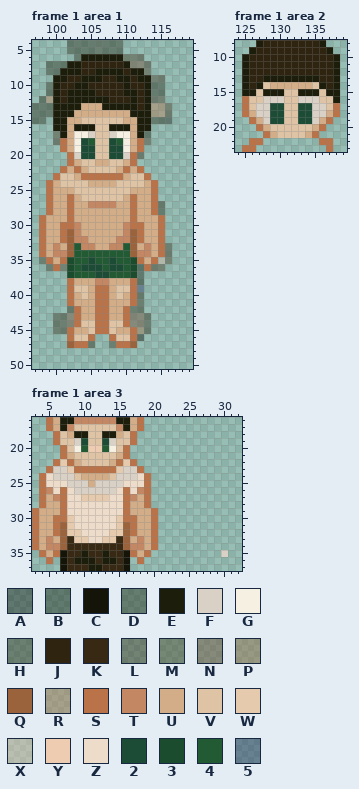
Pixel-art file -- Assets/character/Main Character/Character_front.aseprite. The picture above is the old version.
240x288 pixels, 7 frames. Colours within 5 levels of each other are drawn and written as one. Shown: frame 1 area 1: x 97..119, y 4..50; frame 1 area 2: x 124..139, y 8..23; frame 1 area 3: x 3..32, y 16..37. The commit also changed other frames or places, which this record leaves out.
Visible layers, top first: "Layer 5", "Layer 6" opacity 40%.
Palette (. is transparent): A #0f0d0667  B #14150867  C #141508  D #1c1d0a67  E #1c1d0a  F #d9d1c6  G #f6f0e3  H #2e241067  J #2e2410  K #372913  L #3c2b1667  M #43381867  N #6c3e2867  P #9b633b67  Q #9b633b  R #ba734967  S #ba7349  T #c48764  U #d2ad87  V #dec4a5  W #e5caae  X #ebc1ac67  Y #edccb1  Z #eedcca  2 #1c4b36  3 #1c4c2e  4 #215a33  5 #23285d67
Pixels before, frame 1 area 1, first column x 97:
 4 .....DDDDHDDD.......
 5 .....DDDDHDDD.......
 6 ......DEEEEEEMLL....
 7 ..DDDEEJJJJJJENNL...
 8 ..DDEEEJJEEEEJEEL...
 9 ...EEJJEEEJJEEJEELL.
10 ..DEJJEEJJJJJEJJEDD.
11 ..DEJEEEEJJJJEEJEDD.
12 .DREJEEEEEEJJJEJELL.
13 DDDEEEEUUUEEEEEJERRL
14 DDDEEEUUUUUUUUEEERRL
15 DD.EEUUVVVVVVUUEEDDA
16 ...EEUEEEVVEEEUEE...
17 ...LEUGGFVVFGGUED...
18 ...LSUG24VV24GUSL...
19 ....SUG22VV22GUS....
20 .....SF22VV22FSL....
21 .....SUVVUUVVUS.....
22 ....SUSUVVVVUSUS....
23 ...SVVUSSSSSSUVVS...
24 ..SUVVVVUUUUVVVVUS..
25 ..SUUUVVVVVVVVUUUS..
26 ..SUUSUVVVVVVUSUUS..
27 ..SUUSUUTTTTUUSUUSH.
28 ..SUUSUUUUUUUUSUUSD.
29 .SUUUSUUUUUUUUSUUUS.
30 .SUUSSTUUUUUUTSSUUS.
31 .SUUSQTUUUUUUTQSUUS.
32 .SUUSQTTUUUUTTQSUUS.
33 .SUTUQ4TTUUTT4QUTUSH
34 .SUTTQ44444444QTTUSL
35 .HSUS3442442443SUSXL
36 ..HSL3422242243BSLL.
37 .....3444224443B....
38 .....SUUUTTUUUSB....
39 .....SVVUSSUVVS5....
40 .....SUVUSSUVUSH....
41 .....SUUUSSUUUSH....
42 .....HSUUSSUUSHH....
43 ...HHNSUUSSUUSNNH...
44 ...HHNSVVSSVVSNNH...
45 ...HHSUUVSSVUUSPH...
46 .....SVVS..SVVSA....
47 .....QSSH..HSSQ.....
Pixels before, frame 1 area 2, first column x 125:
 8 ..EJJJJJJJJE..
 9 .EJJJJJJJJJJE.
10 EJJJJJJJJJJJJE
11 EJJJJJJJJJJJJE
12 EJJJJJJJJJJJJE
13 EJJEEEEEEEEJJE
14 EJEVUUUUUUVEJE
15 EEVEEEVVEEEVEE
16 SVVFFFVVFFFVVE
17 SVFF22VV22FFVS
18 SUFF22VV22FFUS
19 .SUF22VV22FUS.
20 ..SUVVVVVVUS..
21 ...SUVVVVUS...
22 .SS........SS.
23 SS..........S.
Pixels before, frame 1 area 3, first column x 3:
16 ..SUEETTTTTTEEUS............
17 ..SUETVVVVVVTEUS............
18 ...SVUEEVVEEUVS.............
19 ...SVVF2VV2FVVS.............
20 ....SVG4YY4GVS..............
21 ....SUVVVVVVUS..............
22 ...SWSUVVVVUSWS.............
23 ..SFFWSSSSSSWFFS............
24 .SZFFFVUUUUVFFFZS...........
25 .SZZZFFFUFFFFZZZS...........
26 .STZSZFFFFFFZSZTS...........
27 .SUTSZZWWWWZZSTUS...........
28 .SUUSZZZZZZZZSUUS...........
29 SUUUSZZZZZZZZSUUUS..........
30 SUUSSWZZZZZZWSSUUS..........
31 SUUSQWZZZZZZWQSUUS..........
32 SUUSQWWZZZZWWQSUUS..........
33 SUTUQKWWZZWWKQUTUS..........
34 SUTTQKKKKKKKKQTTUS..........
35 .SUSCKKEKKEKKCSUS..........F
36 ..S.CKEEEKEEKC.S............
37 ....CKKKEEKKKC..............
After the commit:
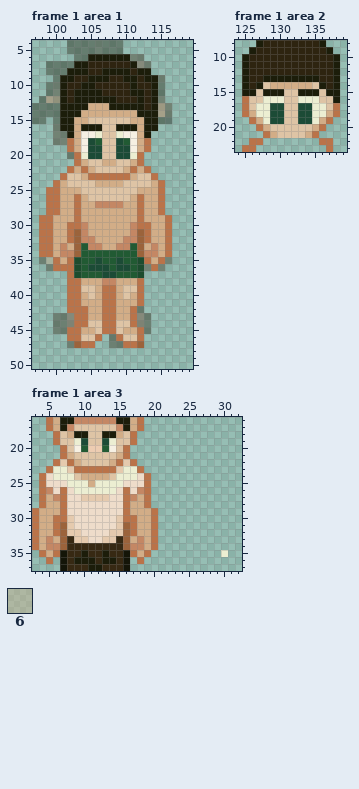
Colours new in this view: 6 #d2ad8767
The edit:
colour F: #d9d1c6 -> #eceed2
Changed rows in their new state; - is a pixel that keeps its letter.
Frame 1 area 1, layer "Layer 5":
first column x 99:
 6 -----D-----E------
 7 ---D-E-----JE-----
 8 --D--E-J---EJ-E---
 9 -D-E-J--E-J-EJ-E--
10 -LE-J-E----JE-JE--
11 -LEJ---E---J-EJE--
12 -PEJ-----E--JEJE--
13 -D---E--U----EJE--
14 -D--E-------U--E--
15 -D-E-U-----V-U-E--
16 -L-EU--E-V--EU-E--
17 --LEU-GF-VF-GUE---
18 --LSUG24-V24GUS---
19 --.SUG-2-V-2GUS---
20 ---HSF-2-V-2FS----
21 ---.SU-V-U-VUS----
22 --.SUSU---VUSUS---
23 -.S-VU-----SU-VS--
24 .SU---V---U---VUS-
25 -S--U-------V--US-
26 -S-USU-----VUS-US-
27 -S-US-U---T-US-US-
28 -S-US-------US-US-
29 S--US-------US--US
30 S-U-ST-----UT-S-US
31 S-USQT-----UTQS-US
32 S-USQ-T---U-TQS-US
33 SUTUQ4-T-U-T4QUTUS
34 SU-TQ-------4Q-TUS
35 6SUS3-42-42-43SUS-
36 --SS34--24-243LS--
37 ---S3--4-2--43----
38 ----S--U-T--US----
39 ----S-VU-SU-VS----
40 ----SUVU-SUVUS----
41 ----S--U-S--US----
42 ---S-S-U-S-US-----
43 -----S-U-S-US-----
44 -----S-V-S-VS-----
45 ----S-UV-SV-US----
46 ----S-VS-HS-VS----
47 ---HQ-S---H-SQ----
